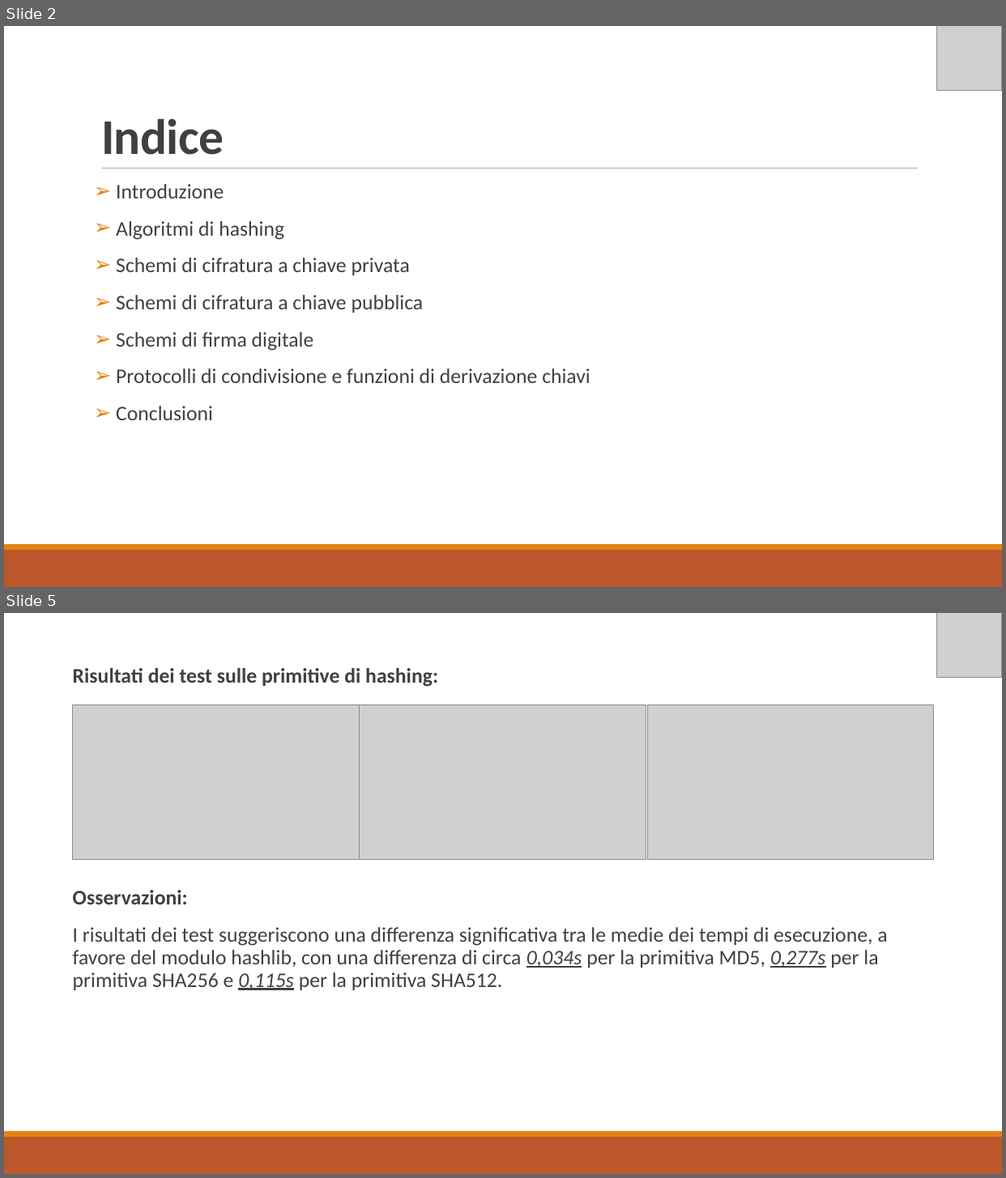
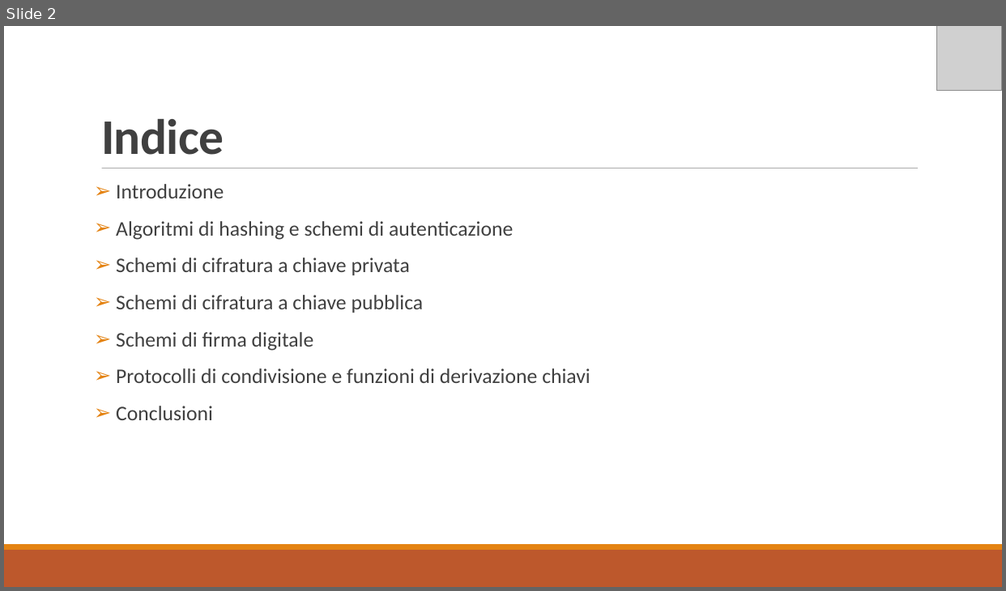
Before and after one commit to MickTK/ElaboratoFinale, a slide deck: Presentazione/Presentazione.odp. Shown one above the other, each under a label of ours: slides 2 and 5 before the commit, slide 2 after it; the slides between them are not shown. The pictures are 1006x1178 and 1006x591 pixels, drawn with LibreOffice and Linux fonts; fonts in the diff are those of the drawing; grey boxes stand for pictures. Boxes give left, top, right and bottom in pixels: in the first picture for what was removed or moved away, otherwise in the second. Text is boxed around its words. In the diff, an @@ line names an element or a change of style, - is before the commit and + after.

```diff
--- a/Presentazione/Presentazione.odp
+++ b/Presentazione/Presentazione.odp
@@ slide 5 removed at (4, 613, 1002, 1174), background #FFFFFF; not listed: 3 template elements that a slide beside it also shows @@
@@ picture removed at (937, 613, 1002, 677) @@
@@ text removed at (73, 668, 887, 990) @@
-Risultati dei test sulle primitive di hashing:
-Osservazioni:
-I risultati dei test suggeriscono una differenza significativa tra le medie dei tempi di esecuzione, a favore del modulo hashlib, con una differenza di circa 0,034s per la primitiva MD5, 0,277s per la primitiva SHA256 e 0,115s per la primitiva SHA512.
@@ picture removed at (73, 705, 360, 860) @@
@@ picture removed at (360, 705, 646, 859) @@
@@ picture removed at (648, 705, 934, 859) @@
@@ freeform shape removed at (31, 735, 975, 782) @@
@@ slide 2 changed as well @@
@@ text at (116, 221, 513, 240): text changed @@
-➢ Algoritmi di hashing
+➢ Algoritmi di hashing e schemi di autenticazione
```
Also in this commit, not shown: 8 other slides changed, 1 slide added, 6 other slides removed, 7 other files.
